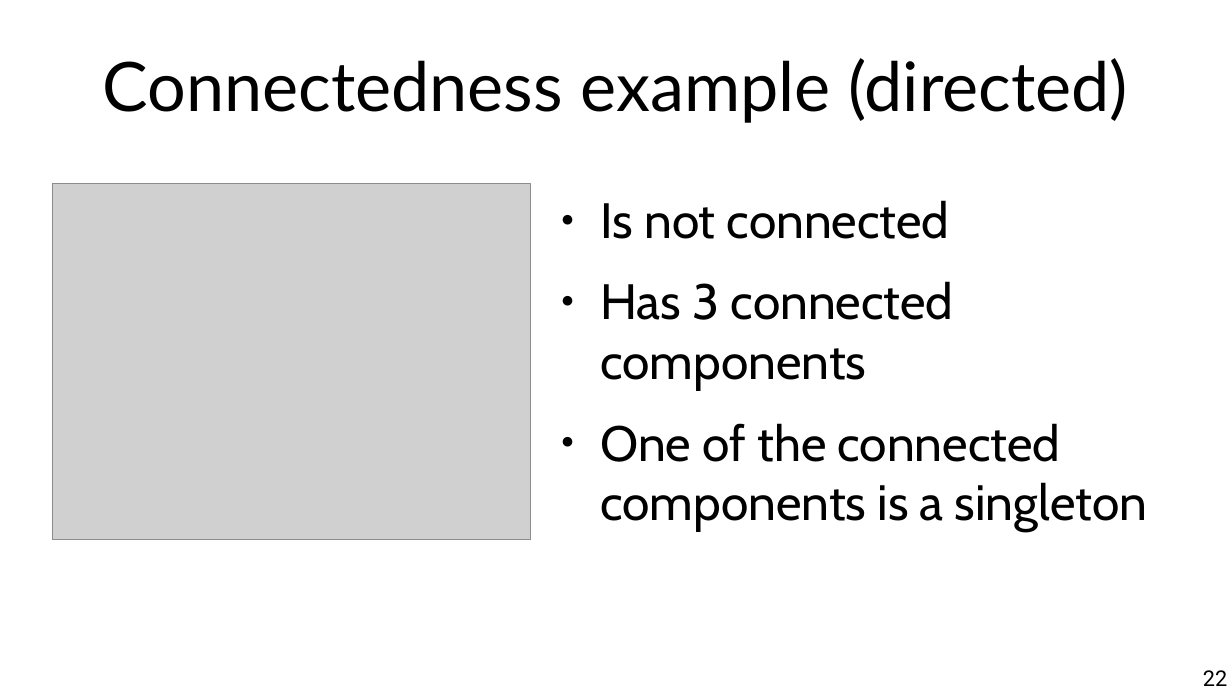
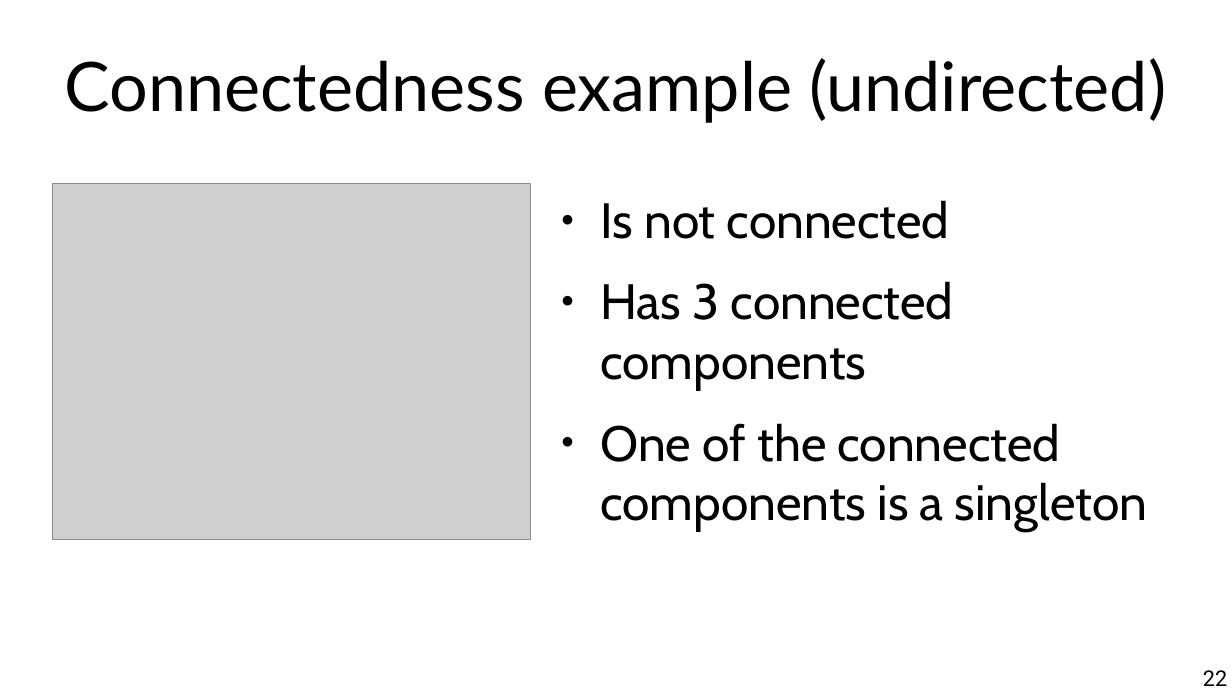
Before and after one commit to chatox/networks-science-course, a slide deck: slide 22 of theory/odp/tt04-connectivity.odp. Drawn at 1232x693 pixels with LibreOffice and Linux fonts; fonts in the diff are those of the drawing; grey boxes stand for pictures. Boxes give left, top, right and bottom in pixels: in the first picture for what was removed or moved away, otherwise in the second. Text is boxed around its words. In the diff, an @@ line names an element or a change of style, - is before the commit and + after.

Commit message:
typo in slide title

```diff
--- a/theory/odp/tt04-connectivity.odp
+++ b/theory/odp/tt04-connectivity.odp
@@ title at (64,58,1166,123): text changed @@
-Connectedness example (directed)
+Connectedness example (undirected)
```
Also in this commit, not shown: 1 other slide changed, 1 other file.
